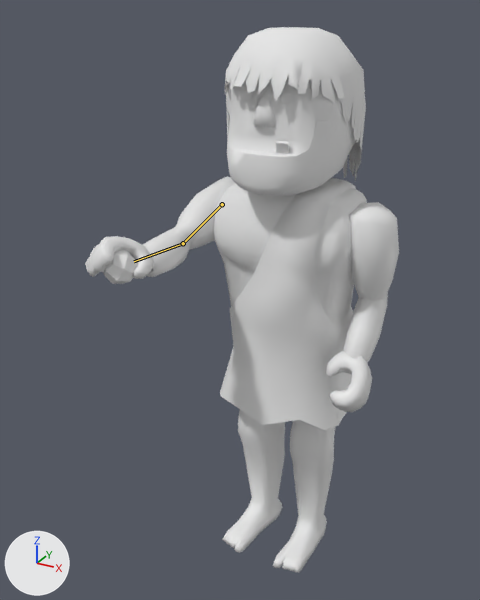
The FBX model Proyecto2/Assets/Prefabs/Flynn.fbx, before and after one commit.
Rendered twice from a 50 mm camera at (0.932, -2.063, 2.078) aimed at (-0.112, -0.164, 1.128). The lights are fixed; the arrows at lower left show +X, +Y and +Z. Both versions are drawn at frame 26 of the action 'Armature|ArmatureAction'; the numbers are the values there. The bones that change are drawn over the model as lines.
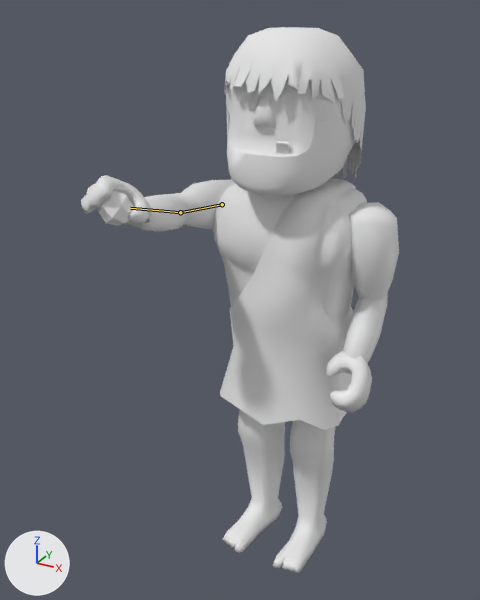
The edits, one by one:
Bone 'BrazoDer' (bone_brazoder) turns from (-79, 1, 0) to (-103, 1, 0) degrees about its own x, y and z.
Bone 'BrazoDer2' (bone_brazoder2) turns from (-39, 39, -32) to (-50, 33, -38) degrees about its own x, y and z.

What differs and where, as boxes [x1, y1, x2, y2] in the pictures (480 x 600 px):
'Cube.002', posed (44% shorter): before [85, 176, 235, 279]; after [81, 175, 235, 232]
'Cube.004', posed (9% wider): before [103, 250, 137, 284]; after [97, 191, 134, 226]
bone 'BrazoDer', root to tip: before (222, 204) to (183, 243); after (222, 204) to (180, 212)
bone 'BrazoDer2', root to tip: before (183, 243) to (134, 261); after (180, 212) to (130, 208)
